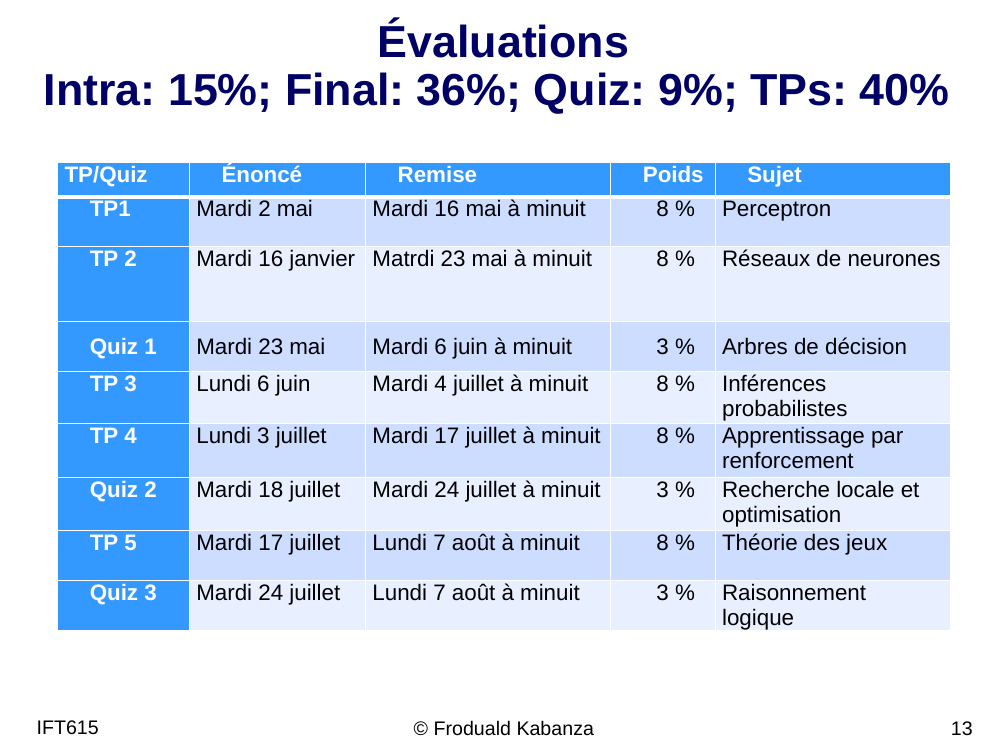
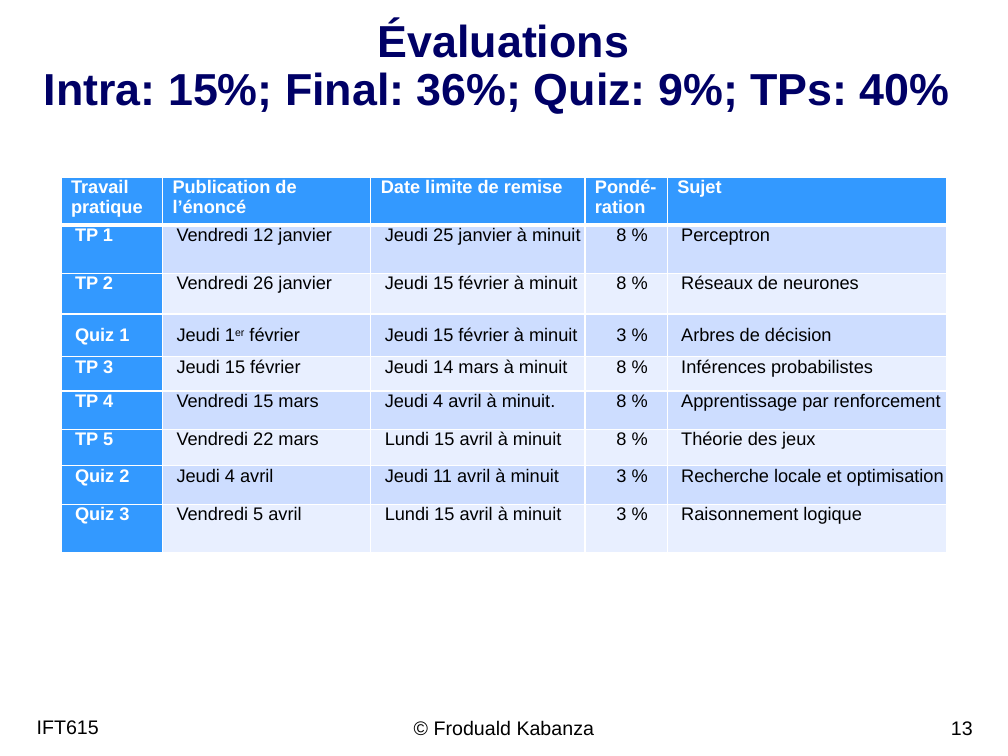
Before and after one commit to djeffkanda/djeffkanda.github.io, a slide deck: slide 13 of ift/assets/slides/ift615-01-Intro.pptx. Drawn at 1008x756 pixels with LibreOffice and Linux fonts; fonts in the diff are those of the drawing; background and template pictures are left out. Boxes give left, top, right and bottom in pixels: in the first picture for what was removed or moved away, otherwise in the second. Text is boxed around its words. In the diff, an @@ line names an element or a change of style, - is before the commit and + after.

Commit message:
added slides for 110124

```diff
--- a/ift/assets/slides/ift615-01-Intro.pptx
+++ b/ift/assets/slides/ift615-01-Intro.pptx
@@ table at (61, 177, 948, 548) @@
-row 1: TP/Quiz | Énoncé | Remise | Poids | Sujet
+row 1: Travail pratique | Publication de l’énoncé | Date limite de remise | Pondé-ration | Sujet
-row 2: TP1 | Mardi 2 mai | Mardi 16 mai à minuit | 8 % | Perceptron
+row 2: TP 1 | Vendredi 12 janvier | Jeudi 25 janvier à minuit | 8 % | Perceptron
-row 3, column 2: Mardi 16 janvier
+row 3, column 2: Vendredi 26 janvier
-row 3, column 3: Matrdi 23 mai à minuit
+row 3, column 3: Jeudi 15 février à minuit
-row 4, column 2: Mardi 23 mai
+row 4, column 2: Jeudi 1er février
-row 4, column 3: Mardi 6 juin à minuit
+row 4, column 3: Jeudi 15 février à minuit
-row 5, column 2: Lundi 6 juin
+row 5, column 2: Jeudi 15 février
-row 5, column 3: Mardi 4 juillet à minuit
+row 5, column 3: Jeudi 14 mars à minuit
-row 6, column 2: Lundi 3 juillet
+row 6, column 2: Vendredi 15 mars
-row 6, column 3: Mardi 17 juillet à minuit
+row 6, column 3: Jeudi 4 avril à minuit.
-row 7: Quiz 2 | Mardi 18 juillet | Mardi 24 juillet à minuit | 3 % | Recherche locale et optimisation
+row 7: TP 5 | Vendredi 22 mars | Lundi 15 avril à minuit | 8 % | Théorie des jeux
-row 8: TP 5 | Mardi 17 juillet | Lundi 7 août à minuit | 8 % | Théorie des jeux
+row 8: Quiz 2 | Jeudi 4 avril | Jeudi 11 avril à minuit | 3 % | Recherche locale et optimisation
-row 9, column 2: Mardi 24 juillet
+row 9, column 2: Vendredi 5 avril
-row 9, column 3: Lundi 7 août à minuit
+row 9, column 3: Lundi 15 avril à minuit
@@ size 16 to 13 pt in "Sujet", "8 %", "Perceptron", "TP 2" and 14 more places @@
@@ indent changed @@
@@ less space between paragraphs @@
@@ more space between paragraphs @@
@@ table: place and size @@
-table at (57, 162, 951, 634)
+table at (61, 177, 948, 548)
```
Also in this commit, not shown: 5 other slides changed, 6 other files.
